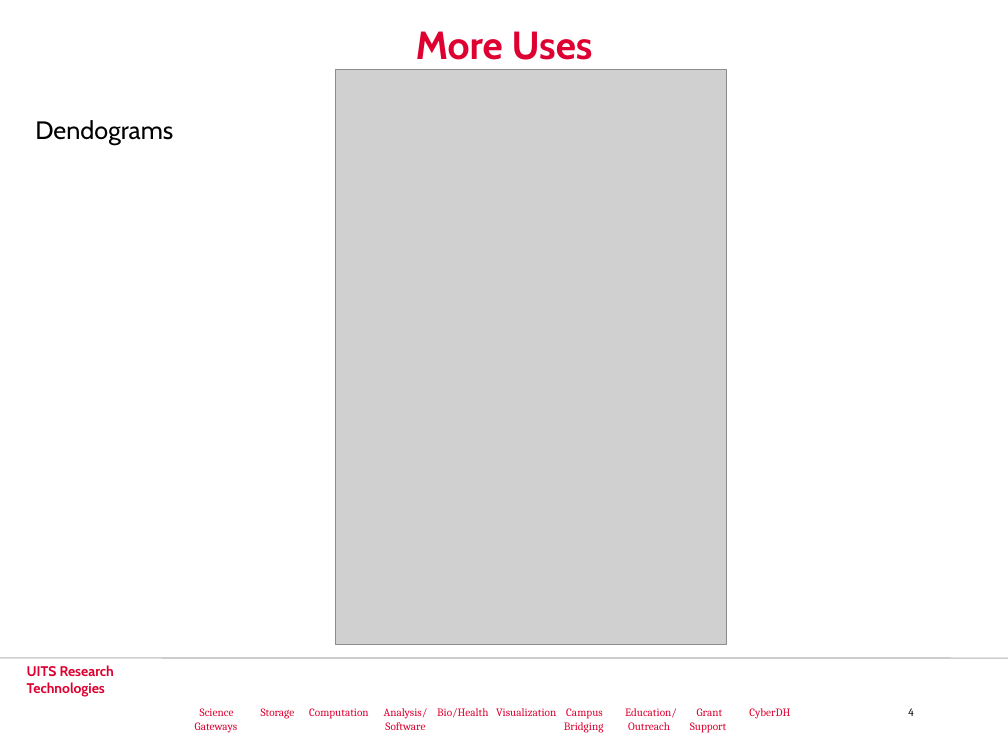
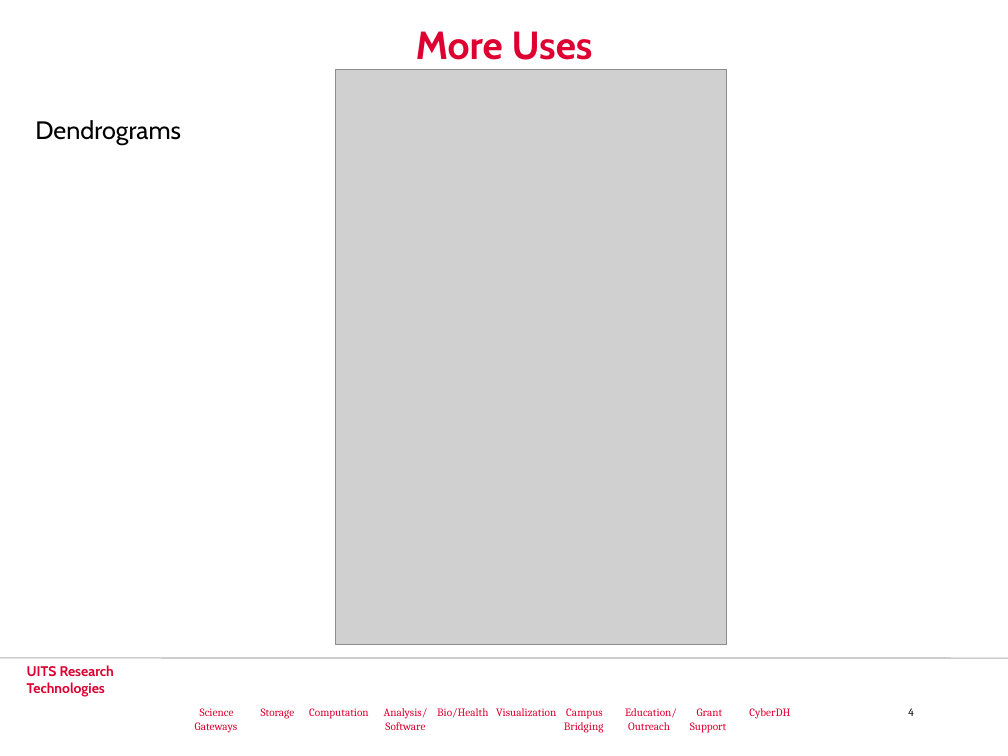
Before and after one commit to cyberdh/Text-Analysis, a slide deck: slide 4 of powerpoints/RBasics.pptx. Drawn at 1008x756 pixels with LibreOffice and Linux fonts; fonts in the diff are those of the drawing; grey boxes stand for pictures; background and template pictures are left out. Boxes give left, top, right and bottom in pixels: in the first picture for what was removed or moved away, otherwise in the second. Text is boxed around its words. In the diff, an @@ line names an element or a change of style, - is before the commit and + after.

```diff
--- a/powerpoints/RBasics.pptx
+++ b/powerpoints/RBasics.pptx
@@ text at (35,120,181,145): text changed @@
-Dendograms
+Dendrograms
```
Also in this commit, not shown: 1 other slide changed, 3 other files.
